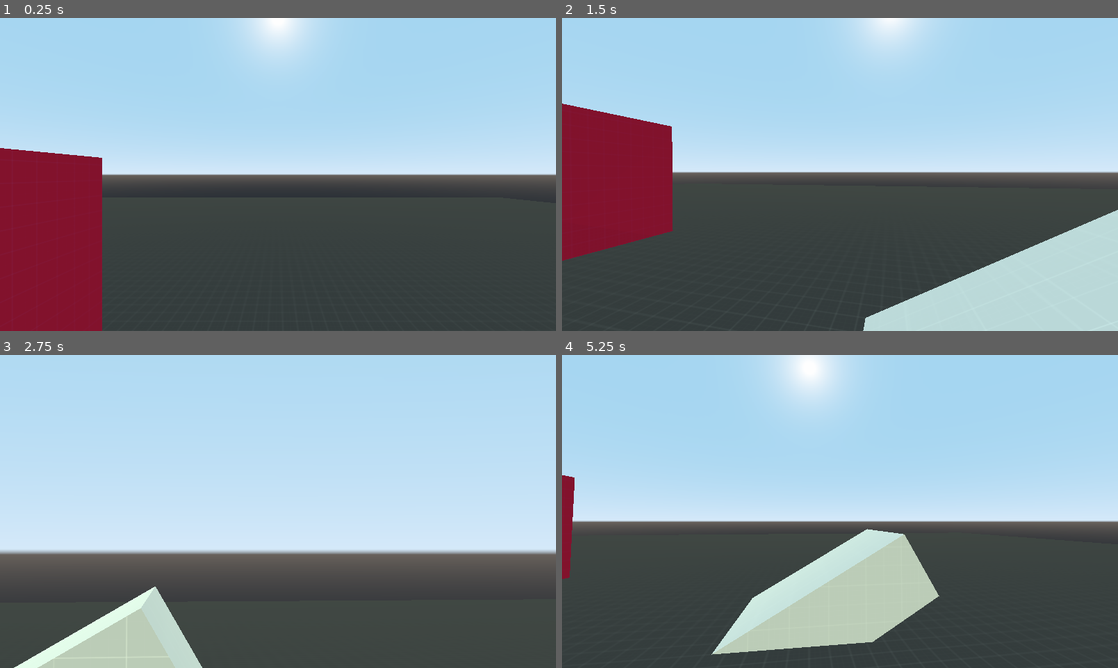
Above: before the commit, frames 1-4 (two rows, left to right).
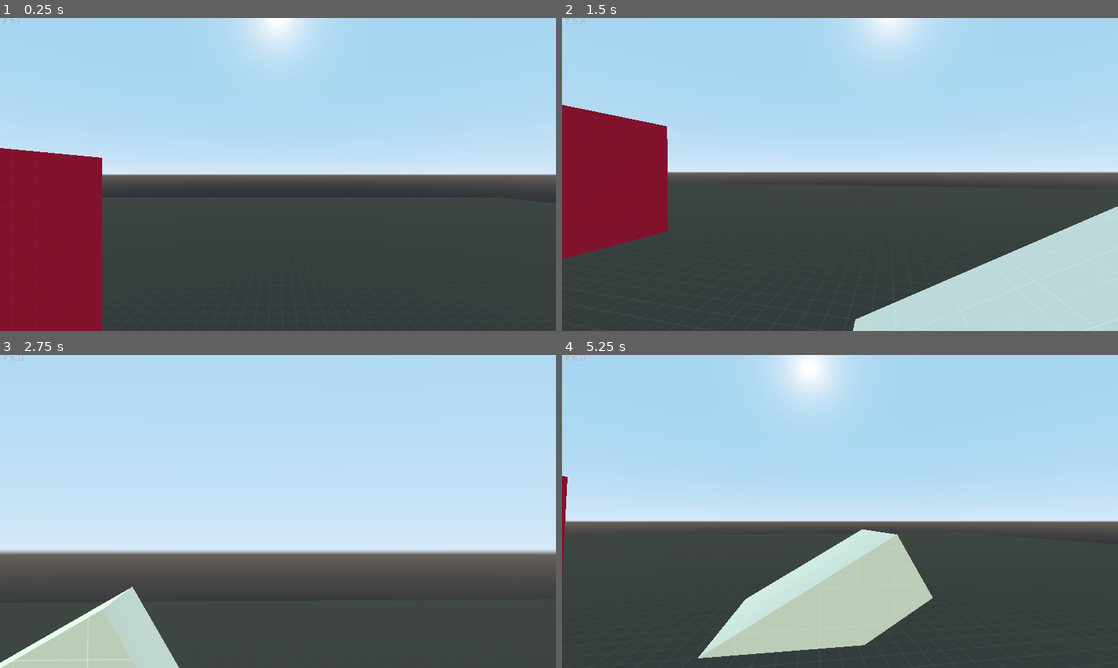
Above: after the commit, the same moments.

Repository: JBStepan/Project-Scorpio
Game: Godot game, scene res://Scenes/debug_world.tscn
Same seed, same stepped clock (60 frames per second), same inputs: the game is played once before the commit and once after it. Before the commit the project starts from res://Scenes/world.tscn.
Inputs (mouse positions are in pixels of both pictures, inside the frame that each line leads up to):
- Up to frame 1 (0.25 s): no input
- Up to frame 2 (1.5 s): move the mouse to (867, 174) at 0.52 s; hold D (right) 0.53-1.28 s; hold Shift (sprint) 0.53-1.28 s; click (867, 174) at 0.6 s; tap Space (jump) at 0.77 s; move the mouse to (812, 174) at 1.27 s; hold S (backword) from 1.28 s (still down); tap Shift (sprint) at 1.35 s
- Up to frame 3 (2.75 s): tap Space (jump) at 1.52 s; tap Z (zoom) at 1.55 s; move the mouse to (289, 505) at 2.02 s; release S (backword) at 2.03 s; hold D (right) from 2.03 s (still down); hold Z (zoom) from 2.03 s (still down); tap 1 (gun1, bound only after the commit) at 2.3 s
- Up to frame 4 (5.25 s): move the mouse to (834, 517) at 2.77 s; release Z (zoom) at 2.78 s; tap 1 (gun1, bound only after the commit) at 2.85 s; tap Space (jump) at 3.02, 3.77, 4.52 s; click (834, 517) at 3.05 s; move the mouse to (878, 514) at 3.52 s; release D (right) at 3.53 s; hold Ctrl (crouch) 3.53-4.28 s; hold A (left) 3.53-5.03 s; tap Shift (sprint) at 3.8 s; move the mouse to (795, 508) at 4.27 s; click (795, 508) at 4.35 s; tap Z (zoom) at 4.55 s; move the mouse to (845, 511) at 5.02 s; hold S (backword) from 5.03 s (still down); hold W (forword) from 5.03 s (still down)

The runs differ from the first frame. In frame 1, less than 0.1% of the frame differs, in the area x 0-4%, y 0-2%; in frame 2, 1.0%; in frame 3, 2.9%, in the area x 0-37%, y 0-100%; in frame 4, 2.0%.

Commit message:
Logger, Weapons and Movement Better
Started work on JBLogging
Still trying to do Weapon

Diff:
--- /dev/null
+++ b/Scenes/Configs.gd
@@ -0,0 +1,12 @@
+extends Node
+
+func _enter_tree():
+	var config = ConfigFile.new();
+	var setting = config.load("user://settings.cfg")
+
+	if setting == OK:
+		Log.loadNote("Looking for value: LogPath")
+		var log_path = config.get_value("Logging", "LogPath");
+		Log.loadNote("Key found!")
+		ProjectSettings.set_setting("jblogging/config/log_path", log_path);
+		Log.loadNote("Setting LogPath to " + log_path)
--- /dev/null
+++ b/Scenes/Fps.gd
@@ -0,0 +1,19 @@
+#
+# Fps.gd
+# ------------------
+# Part of the Triside
+# Copyright (c) 2020 JB Stepan. All Rights Reserved
+# Licensed under License.txt. License.txt for more info.
+#
+# TODO:
+# NOTES:
+#
+extends Label
+
+onready var fps_label = $".";
+
+func _ready()->void:
+	pass;
+func _process(delta):
+	var fps = str(Engine.get_frames_per_second());
+	fps_label.text = "FPS: " + fps;
--- /dev/null
+++ b/Scenes/NewMoscow.tscn
@@ -0,0 +1,11 @@
+[gd_scene format=2]
+
+[node name="Root" type="Spatial"]
+
+[node name="Infrastructure" type="Node" parent="."]
+
+[node name="Tranist" type="Node" parent="Infrastructure"]
+
+[node name="World Items" type="Node" parent="."]
+
+[node name="Buildings" type="Node" parent="."]
--- a/Scenes/Player.tscn
+++ b/Scenes/Player.tscn
@@ -1,9 +1,12 @@
-[gd_scene load_steps=6 format=2]
+[gd_scene load_steps=9 format=2]
 
 [ext_resource path="res://Scripts/Movement.gd" type="Script" id=1]
 [ext_resource path="res://Scripts/HeadMovement.gd" type="Script" id=2]
 [ext_resource path="res://Scripts/ShakeCam.gd" type="Script" id=3]
 [ext_resource path="res://Scripts/Weapons.gd" type="Script" id=4]
+[ext_resource path="res://Scripts/Feet.gd" type="Script" id=5]
+[ext_resource path="res://Audio/metal.wav" type="AudioStream" id=6]
+[ext_resource path="res://Audio/normal.wav" type="AudioStream" id=7]
 
 [sub_resource type="CapsuleShape" id=1]
 height = 2.0
@@ -28,7 +31,8 @@
 [node name="Camera" type="Camera" parent="Head/Neck"]
 script = ExtResource( 3 )
 
-[node name="Weapons" type="Node" parent="Head"]
+[node name="Weapons" type="Spatial" parent="Head"]
+transform = Transform( 1, 0, 0, 0, 1, 0, 0, 0, 1, 0.518944, -0.476239, 0 )
 script = ExtResource( 4 )
 
 [node name="Gun1" type="Spatial" parent="Head/Weapons"]
@@ -44,3 +48,23 @@
 transform = Transform( 1, 0, 0, 0, 1, 0, 0, 0, 1, 0, -1.64, 0 )
 enabled = true
 cast_to = Vector3( 0, -2, 0 )
+script = ExtResource( 5 )
+feet = NodePath(".")
+character = NodePath("..")
+
+[node name="Audios" type="Spatial" parent="Feet"]
+transform = Transform( 1, 0, 0, 0, 1, 0, 0, 0, 1, 0, -0.36, 0 )
+
+[node name="metal" type="Spatial" parent="Feet/Audios" groups=[
+"metal",
+]]
+
+[node name="metal" type="AudioStreamPlayer3D" parent="Feet/Audios/metal"]
+stream = ExtResource( 6 )
+
+[node name="Spatial" type="Spatial" parent="Feet/Audios" groups=[
+"metal",
+]]
+
+[node name="normal" type="AudioStreamPlayer3D" parent="Feet/Audios/Spatial"]
+stream = ExtResource( 7 )
--- a/Scenes/world.tscn
+++ b/Scenes/debug_world.tscn
@@ -1,11 +1,21 @@
-[gd_scene load_steps=5 format=2]
+[gd_scene load_steps=8 format=2]
 
 [ext_resource path="res://Scenes/Player.tscn" type="PackedScene" id=1]
 [ext_resource path="res://Textures/Mats/Grid_Red.tres" type="Material" id=2]
 [ext_resource path="res://Textures/Mats/Grid.tres" type="Material" id=3]
 [ext_resource path="res://Textures/Mats/Grid_Light.tres" type="Material" id=4]
+[ext_resource path="res://Scenes/Fps.gd" type="Script" id=5]
+[ext_resource path="res://Scenes/Configs.gd" type="Script" id=6]
+
+[sub_resource type="SpatialMaterial" id=1]
+albedo_color = Color( 0.403922, 0.392157, 0.392157, 1 )
 
 [node name="World" type="Spatial"]
+
+[node name="UtilThings" type="Node" parent="."]
+
+[node name="Configs" type="Node" parent="UtilThings"]
+script = ExtResource( 6 )
 
 [node name="Player" parent="." instance=ExtResource( 1 )]
 transform = Transform( 1, 0, 0, 0, 1, 0, 0, 0, 1, -0.166664, 6.11617, 0.946203 )
@@ -16,7 +26,10 @@
 [node name="CSGCombiner" type="CSGCombiner" parent="Level"]
 use_collision = true
 
-[node name="Floor" type="CSGBox" parent="Level/CSGCombiner"]
+[node name="Floor" type="CSGBox" parent="Level/CSGCombiner" groups=[
+"ground",
+"normal",
+]]
 transform = Transform( 1, 0, 0, 0, 1, 0, 0, 0, 1, 0, -1, 0 )
 width = 100.0
 height = 1.0
@@ -35,7 +48,28 @@
 depth = 14.0
 material = ExtResource( 2 )
 
+[node name="CSGBox" type="CSGBox" parent="Level/CSGCombiner" groups=[
+"metal",
+]]
+transform = Transform( 1, 0, 0, 0, 1, 0, 0, 0, 1, 0, -0.348359, 9.58042 )
+width = 8.0
+height = 0.603678
+material = SubResource( 1 )
+
 [node name="Sun" type="DirectionalLight" parent="Level"]
 transform = Transform( 1, 0, 0, 0, 0.796287, 0.604919, 0, -0.604919, 0.796287, 0, 25.1101, 43.861 )
 light_color = Color( 0.847059, 0.847059, 0.584314, 1 )
 light_indirect_energy = 4.0
+
+[node name="Hud" type="Node2D" parent="."]
+
+[node name="Fps" type="Label" parent="Hud"]
+margin_left = 9.0
+margin_top = 1.0
+margin_right = 1272.0
+margin_bottom = 15.0
+text = "FPS: "
+script = ExtResource( 5 )
+__meta__ = {
+"_edit_use_anchors_": false
+}
--- /dev/null
+++ b/Scripts/Feet.gd
@@ -0,0 +1,50 @@
+#
+# Feet.gd
+# ------------------
+# Part of the Triside
+# Copyright (c) 2020 JB Stepan. All Rights Reserved
+# Licensed under License.txt. License.txt for more info.
+#
+# TODO:
+# NOTES:
+#
+extends Spatial
+
+export(NodePath) var feet;
+export(NodePath) var character;
+
+var footsteep_timer : float = 0;
+var footsteep_speed : float = 0.5;
+var footsteep_list : Dictionary = {};
+
+var dont_repeat : int = 0;
+
+func _ready() -> void:
+	randomize();
+
+	feet = get_node(feet);
+	character = get_node(character);
+
+	for audio in get_child_count():
+		footsteep_list[get_child(audio).name] = get_child(audio);
+
+func _process(_delta) -> void:
+	if footsteep_timer <= 0:
+		if character.direction:
+			if feet.is_colliding():
+				var collider = feet.get_collider();
+				var groups = collider.get_groups();
+
+				for g in groups:
+					if footsteep_list.has(g):
+						var footsteep_node = footsteep_list[g];
+
+						if footsteep_node.get_child_count() > 0:
+							var audio = randi() % footsteep_node.get_child_count();
+
+							footsteep_node.get_child(audio).play();
+
+							footsteep_timer = 1 - (0.06 * character.n_speed);
+							break
+	else:
+		footsteep_timer -= _delta;
--- a/Scripts/HeadMovement.gd
+++ b/Scripts/HeadMovement.gd
@@ -1,8 +1,13 @@
-# Copyright JB Stepan. 2020. All rights reserved
-# Please read License.md and Readme.md for more info
-# Copyright (c) 2020 Droivox
-# Under the MIT License
-# https://github.com/Droivox/Godot-Engine-FPS
+#
+# HeadMovement.gd
+# ------------------
+# Part of the Triside
+# Copyright (c) 2020 JB Stepan. All Rights Reserved
+# Licensed under License.txt. License.txt for more info.
+#
+# TODO:
+# NOTES:
+#
 extends Spatial;
 
 export var player_path : NodePath;
--- /dev/null
+++ b/Scripts/Logging/LogFile.gd
@@ -0,0 +1,5 @@
+extends Node
+
+
+func _ready():
+	pass
--- /dev/null
+++ b/Scripts/Logging/Logger.gd
@@ -0,0 +1,19 @@
+#
+# Logger.gd
+# ------------------
+# Part of the Triside
+# Copyright (c) 2020 JB Stepan. All Rights Reserved
+# Licensed under License.txt. License.txt for more info.
+#
+# TODO:
+# NOTES:
+#
+extends Node
+
+func loadNote(message):
+	if ProjectSettings.get_setting("jblogging/config/enable_logging") == true:
+		# Get datetime to dictionary
+		var dt=OS.get_datetime()
+		# Format and print with message
+		print("%02d:%02d:%02d " % [dt.hour,dt.minute,dt.second], message)
+	return true
--- a/Scripts/Movement.gd
+++ b/Scripts/Movement.gd
@@ -1,8 +1,13 @@
-# Copyright JB Stepan. 2020. All rights reserved
-# Please read License.md and Readme.md for more info
-# Copyright (c) 2020 Droivox
-# Under the MIT License
-# https://github.com/Droivox/Godot-Engine-FPS
+#
+# Movement.gd
+# ------------------
+# Part of the Triside
+# Copyright (c) 2020 JB Stepan. All Rights Reserved
+# Licensed under License.txt. License.txt for more info.
+#
+# TODO:
+# NOTES:
+#
 extends KinematicBody;
 
 # Speed vars
@@ -34,6 +39,9 @@
 	_jump(_delta);
 	_crouch(_delta);
 	_sprint(_delta);
+
+func _enter_tree()->void:
+	Log.loadNote("Player has enter scene!");
 
 func _move(_delta) -> void:
 	# Inputs
--- a/Scripts/ShakeCam.gd
+++ b/Scripts/ShakeCam.gd
@@ -1,8 +1,14 @@
-# Copyright JB Stepan. 2020. All rights reserved
-# Please read License.md and Readme.md for more info
-# Copyright (c) 2020 Droivox
-# Under the MIT License
-# https://github.com/Droivox/Godot-Engine-FPS
+#
+# ShakeCam.gd
+# ------------------
+# Part of the Triside
+# Copyright (c) 2020 JB Stepan. All Rights Reserved
+# Licensed under License.txt. License.txt for more info.
+#
+# TODO:
+# NOTES:
+#
+
 extends Camera
 
 export var time : float;
--- a/Scripts/Weapons.gd
+++ b/Scripts/Weapons.gd
@@ -1,10 +1,44 @@
+#
+# Weapons.gd
+# ------------------
+# Part of the Triside
+# Copyright (c) 2020 JB Stepan. All Rights Reserved
+# Licensed under License.txt. License.txt for more info.
+#
+# TODO:
+# NOTES:
+#
+# func _init(owner, name, firerate, bullets, ammo, max_bullets, damage, reload_speed) -> void:
 extends Node
+
+# Get character's node path
+export(NodePath) var character;
+
+# Get head's node path
+export(NodePath) var head;
+
+# Get camera's node path
+export(NodePath) var neck;
+
+# Get camera's node path
+export(NodePath) var camera;
 
 onready var gun1 = $Gun1
 onready var gun2 = $Gun2
 onready var gun3 = $Gun3
 
+var player_inputs : Dictionary = {};
+var weapon_inv : Dictionary = {};
+
+var weapon = load("res://Scripts/weapon.gd")
+
+var ar = weapon.weapon.new(self, "AR-15", 3.0, 32, 999, 33, 25, 1.5)
+
 func _ready()->void:
 	gun1.visible = false;
 	gun2.visible = false;
 	gun2.visible = false;
+	weapon_inv["gun1"] = ar;
+
+func _weapon(_delta)->void:
+	player_inputs["fire"] = int(Input.is_action_just_pressed("fire"));
--- a/Scripts/weapon.gd
+++ b/Scripts/weapon.gd
@@ -1,46 +1,81 @@
-# Copyright JB Stepan. 2020. All rights reserved
-# Please read License.md and Readme.md for more info
-# Copyright (c) 2020 Droivox
-# Under the MIT License
-# https://github.com/Droivox/Godot-Engine-FPS
-class WeaponNew:
+extends Node;
+class weapon:
 	var owner : Node;
 	var name : String;
-	var fire_rate : float;
-	var clip_size : int;
+	var firerate : float;
 	var bullets : int;
-	var max_clip_size : int;
-	var damage : float;
+	var ammo : int;
+	var max_bullets : int;
+	var damage : int;
 	var reload_speed : float;
-	var type : int;
-	var rarity : int;
 
-	func _init(owner, name, fire_rate, clip_size, bullets, max_clip_size, damage, reload_speed, type, rarity) -> void:
+	func _init(owner, name, firerate, bullets, ammo, max_bullets, damage, reload_speed) -> void:
 		self.owner = owner;
 		self.name = name;
-		self.fire_rate = fire_rate;
-		self.clip_size = clip_size;
+		self.firerate = firerate;
 		self.bullets = bullets;
-		self.max_clip_size = max_clip_size;
+		self.ammo = ammo;
+		self.max_bullets = max_bullets;
 		self.damage = damage;
 		self.reload_speed = reload_speed;
-		self.type = type;
-		self.rarity = rarity;
 
-	func _fire(delta)->void:
+	# Get animation node
+	#var anim = owner.get_node("{}/mesh/anim".format([name], "{}"));
+
+	# Get current animation
+	#var animc = anim.current_animation;
+
+	# Get animation node
+	var mesh = owner.get_node("{}".format([name], "{}"));
+
+#	func _draw() -> void:
+#		# Check is visible
+#		if not mesh.visible:
+#			# Play draw animaton
+#			anim.play("Draw");
+#
+#	func _hide() -> void:
+#		# Check is visible
+#		if mesh.visible:
+#			# Play hide animaton
+#			anim.play("Hide");
+
+	func _sprint(sprint, _delta) -> void:
+		if sprint and owner.character.direction:
+			mesh.rotation.x = lerp(mesh.rotation.x, -deg2rad(40), 5 * _delta);
+		else:
+			mesh.rotation.x = lerp(mesh.rotation.x, 0, 5 * _delta);
+
+	func _shoot(_delta) -> void:
 		pass
 
-	func _shoot(delta)->void:
-		pass
+	func _reload() -> void:
+		if bullets < max_bullets and ammo > 0:
+			for b in ammo:
+				bullets += 1
+				ammo -= 1;
 
-	func _reload(delta)->void:
-		pass
+				if bullets >= max_bullets:
+					break;
 
-	func _aim(delta)->void:
-		pass
+	func _zoom(input, _delta) -> void:
+		var lerp_speed : int = 30;
+		var camera = owner.camera;
 
-	func _draw(delta)->void:
-		print(name + " equiped");
+		if input:
+			camera.fov = lerp(camera.fov, 40, lerp_speed * _delta);
+			mesh.translation.y = lerp(mesh.translation.y, 0.001, lerp_speed * _delta);
+			mesh.translation.x = lerp(mesh.translation.x, -0.088, lerp_speed * _delta);
+		else:
+			camera.fov = lerp(camera.fov, 70, lerp_speed * _delta);
+			mesh.translation.y = lerp(mesh.translation.y, 0, lerp_speed * _delta);
+			mesh.translation.x = lerp(mesh.translation.x, 0, lerp_speed * _delta);
 
-	func _hide(delta)->void:
-		print(name + " unequiped");
+#	func _update(_delta) -> void:
+#		if animc != "Shoot":
+#			if owner.arsenal.values()[owner.current] == self:
+#				owner.camera.rotation.x = lerp(owner.camera.rotation.x, 0, 10 * _delta);
+#				owner.camera.rotation.y = lerp(owner.camera.rotation.y, 0, 10 * _delta);
+
+		# Remove recoil
+		mesh.rotation.x = lerp(mesh.rotation.x, 0, 5 * _delta);
--- a/Scripts/weapon.old.gd
+++ b/Scripts/weapon.old.gd
@@ -1,47 +1,58 @@
-# Copyright JB Stepan. 2020. All rights reserved
-# Please read License.md and Readme.md for more info
-extends Node
-
-class_name Weapon
-
-#export var owner : NodePath;
-export var ammo_label_path : NodePath;
-export var raycast_path : NodePath;
-export var weapon_name : String;
-export var fire_rate : float;
-export var clip_size : int;
-export var bullets : int;
-export var max_clip_size : int;
-export var damage : float;
-export var reload_speed : float;
-export(int, "RIFLE", "PISTOL", "SNIPER") var weapon_type;
-#export(int, "COMMON", "UNIQUE", "RARE", "ULIMATE", "LEGENDARY", "CONVERT") var weapon_rarity;
-
-var current_ammo;
-var can_fire = true;
-
-var ammo_label : Label;
-var raycast : RayCast;
-
-func _ready()->void:
-	ammo_label = get_node(ammo_label_path);
-	raycast = get_node(raycast_path);
-	current_ammo = clip_size
-
-func _fire(delta)->void:
-	pass
-
-func _shoot(delta)->void:
-	pass
-
-func _reload(delta)->void:
-	pass
-
-func _aim(delta)->void:
-	pass
-
-func _draw(delta)->void:
-	print(weapon_name + " equiped");
-
-func _hide(delta)->void:
-	print(weapon_name + " unequiped");
+#
+# weapon.old.gd
+# ------------------
+# Part of the Triside
+# Copyright (c) 2020 JB Stepan. All Rights Reserved
+# Licensed under License.txt. License.txt for more info.
+#
+# TODO:
+# NOTES:
+#
+#extends Node
+#
+#class_name Weapon
+#
+##export var owner : NodePath;
+#export var ammo_label_path : NodePath;
+#export var raycast_path : NodePath;
+#export var weapon_name : String;
+#export var fire_rate : float;
+#export var clip_size : int;
+#export var bullets : int;
+#export var max_clip_size : int;
+#export var damage : float;
+#export var reload_speed : float;
+#export(int, "RIFLE", "PISTOL", "SNIPER") var weapon_type;
+##export(int, "COMMON", "UNIQUE", "RARE", "ULIMATE", "LEGENDARY", "CONVERT") var weapon_rarity;
+export(Curve2D) var google
+#
+#var current_ammo;
+#var can_fire = true;
+#
+#var ammo_label : Label;
+#var raycast : RayCast;
+#
+#func _ready()->void:
+#	ammo_label = get_node(ammo_label_path);
+#	raycast = get_node(raycast_path);
+#	current_ammo = clip_size
+#
+#func _fire(delta)->void:
+#	pass
+#
+#func _shoot(delta)->void:
+#	pass
+#
+#func _reload(delta)->void:
+#	pass
+#
+#func _aim(delta)->void:
+#	pass
+#
+#func _draw(delta)->void:
+#	print(weapon_name + " equiped");
+#
+#func _hide(delta)->void:
+#	print(weapon_name + " unequiped");
+#
+#
--- a/project.godot
+++ b/project.godot
@@ -8,21 +8,21 @@
 
 config_version=4
 
-_global_script_classes=[ {
-"base": "Node",
-"class": "Weapon",
-"language": "GDScript",
-"path": "res://Scripts/weapon.old.gd"
-} ]
+_global_script_classes=[  ]
 _global_script_class_icons={
-"Weapon": ""
+
 }
 
 [application]
 
 config/name="Triside"
-run/main_scene="res://Scenes/world.tscn"
+run/main_scene="res://Scenes/debug_world.tscn"
 config/icon="res://icon.png"
+
+[autoload]
+
+Log="*res://Scripts/Logging/Logger.gd"
+Weapon="*res://Scripts/weapon.gd"
 
 [display]
 
@@ -34,36 +34,43 @@
 forword={
 "deadzone": 0.5,
 "events": [ Object(InputEventKey,"resource_local_to_scene":false,"resource_name":"","device":0,"alt":false,"shift":false,"control":false,"meta":false,"command":false,"pressed":false,"scancode":87,"unicode":0,"echo":false,"script":null)
+, Object(InputEventJoypadMotion,"resource_local_to_scene":false,"resource_name":"","device":0,"axis":1,"axis_value":-1.0,"script":null)
  ]
 }
 backword={
 "deadzone": 0.5,
 "events": [ Object(InputEventKey,"resource_local_to_scene":false,"resource_name":"","device":0,"alt":false,"shift":false,"control":false,"meta":false,"command":false,"pressed":false,"scancode":83,"unicode":0,"echo":false,"script":null)
+, Object(InputEventJoypadMotion,"resource_local_to_scene":false,"resource_name":"","device":0,"axis":1,"axis_value":1.0,"script":null)
  ]
 }
 left={
-"deadzone": 0.5,
+"deadzone": 0.51,
 "events": [ Object(InputEventKey,"resource_local_to_scene":false,"resource_name":"","device":0,"alt":false,"shift":false,"control":false,"meta":false,"command":false,"pressed":false,"scancode":65,"unicode":0,"echo":false,"script":null)
+, Object(InputEventJoypadMotion,"resource_local_to_scene":false,"resource_name":"","device":0,"axis":0,"axis_value":-1.0,"script":null)
  ]
 }
 right={
 "deadzone": 0.5,
 "events": [ Object(InputEventKey,"resource_local_to_scene":false,"resource_name":"","device":0,"alt":false,"shift":false,"control":false,"meta":false,"command":false,"pressed":false,"scancode":68,"unicode":0,"echo":false,"script":null)
+, Object(InputEventJoypadMotion,"resource_local_to_scene":false,"resource_name":"","device":0,"axis":0,"axis_value":1.0,"script":null)
  ]
 }
 jump={
 "deadzone": 0.5,
 "events": [ Object(InputEventKey,"resource_local_to_scene":false,"resource_name":"","device":0,"alt":false,"shift":false,"control":false,"meta":false,"command":false,"pressed":false,"scancode":32,"unicode":0,"echo":false,"script":null)
+, Object(InputEventJoypadButton,"resource_local_to_scene":false,"resource_name":"","device":0,"button_index":0,"pressure":0.0,"pressed":false,"script":null)
  ]
 }
 crouch={
 "deadzone": 0.5,
 "events": [ Object(InputEventKey,"resource_local_to_scene":false,"resource_name":"","device":0,"alt":false,"shift":false,"control":false,"meta":false,"command":false,"pressed":false,"scancode":16777238,"unicode":0,"echo":false,"script":null)
+, Object(InputEventJoypadButton,"resource_local_to_scene":false,"resource_name":"","device":0,"button_index":5,"pressure":0.0,"pressed":false,"script":null)
  ]
 }
 sprint={
 "deadzone": 0.5,
 "events": [ Object(InputEventKey,"resource_local_to_scene":false,"resource_name":"","device":0,"alt":false,"shift":false,"control":false,"meta":false,"command":false,"pressed":false,"scancode":16777237,"unicode":0,"echo":false,"script":null)
+, Object(InputEventJoypadButton,"resource_local_to_scene":false,"resource_name":"","device":0,"button_index":4,"pressure":0.0,"pressed":false,"script":null)
  ]
 }
 crawl={
@@ -87,6 +94,32 @@
 "events": [ Object(InputEventMouseButton,"resource_local_to_scene":false,"resource_name":"","device":0,"alt":false,"shi …(212 unchanged characters)…
  ]
 }
+gun1={
+"deadzone": 0.5,
+"events": [ Object(InputEventKey,"resource_local_to_scene":false,"resource_name":"","device":0,"alt":false,"shift":false,"control":false,"meta":false,"command":false,"pressed":false,"scancode":49,"unicode":0,"echo":false,"script":null)
+ ]
+}
+gun2={
+"deadzone": 0.5,
+"events": [ Object(InputEventKey,"resource_local_to_scene":false,"resource_name":"","device":0,"alt":false,"shift":false,"control":false,"meta":false,"command":false,"pressed":false,"scancode":50,"unicode":0,"echo":false,"script":null)
+ ]
+}
+gun3={
+"deadzone": 0.5,
+"events": [ Object(InputEventKey,"resource_local_to_scene":false,"resource_name":"","device":0,"alt":false,"shift":false,"control":false,"meta":false,"command":false,"pressed":false,"scancode":51,"unicode":0,"echo":false,"script":null)
+ ]
+}
+interact={
+"deadzone": 0.5,
+"events": [ Object(InputEventKey,"resource_local_to_scene":false,"resource_name":"","device":0,"alt":false,"shift":false,"control":false,"meta":false,"command":false,"pressed":false,"scancode":69,"unicode":0,"echo":false,"script":null)
+ ]
+}
+
+[jblogging]
+
+config/enable_logging=true
+config/log_path="user://TrisideLogs/log.txt"
+config/max_log_files=10
 
 [rendering]
 
Not shown, added: Audio/20201125_122615_Normal (online-audio-converter (mp3cut.net).wav.import
Not shown, added: Audio/metal.wav.import
Not shown, added: Audio/normal.wav.import
Not shown, changed: License.txt
Not shown, added: docs/begining-of-file.txt
Not shown, added: export_presets.cfg
Not shown, added: Audio/metal.wav
Not shown, added: Audio/normal.wav
Not shown, added: triside.zip
